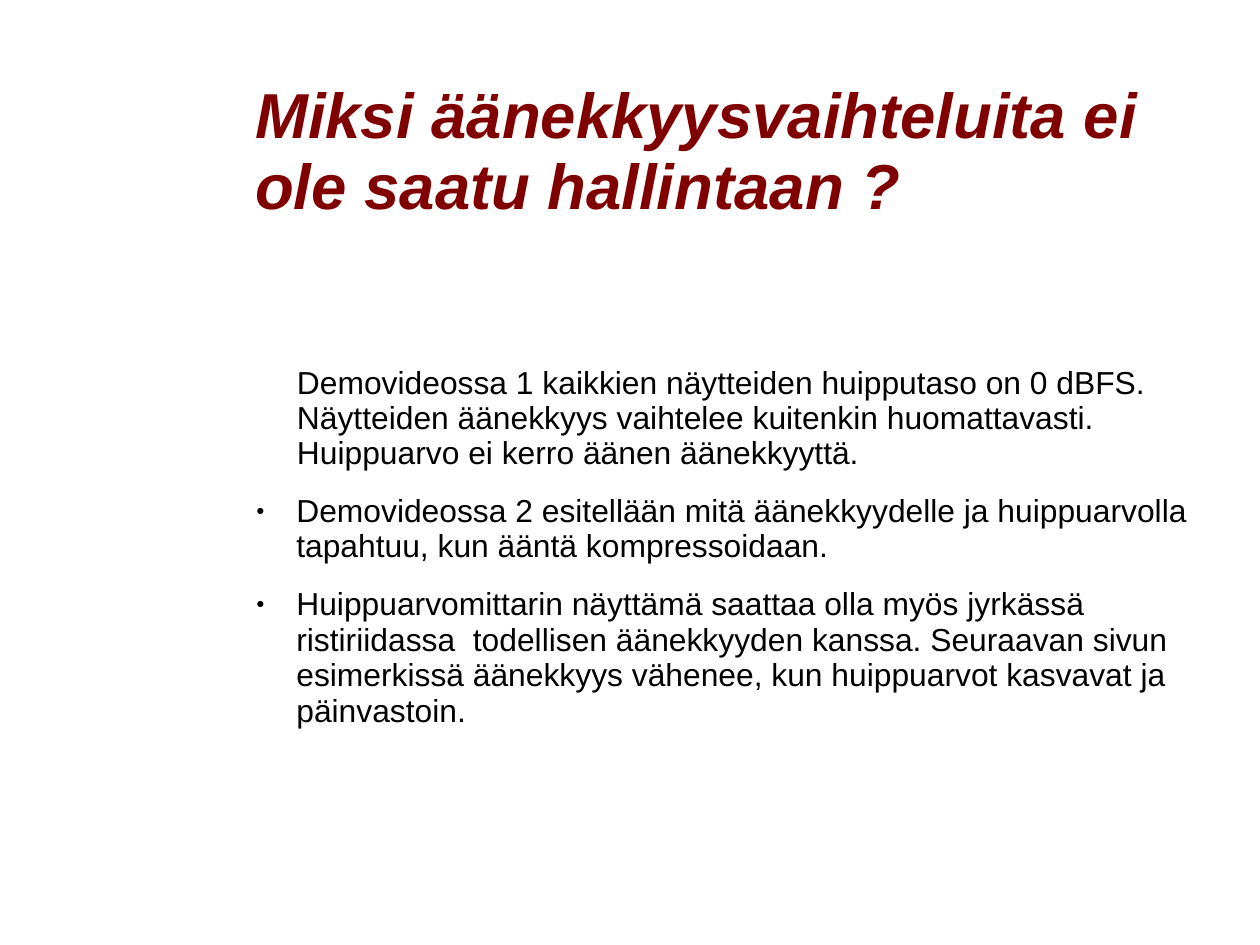
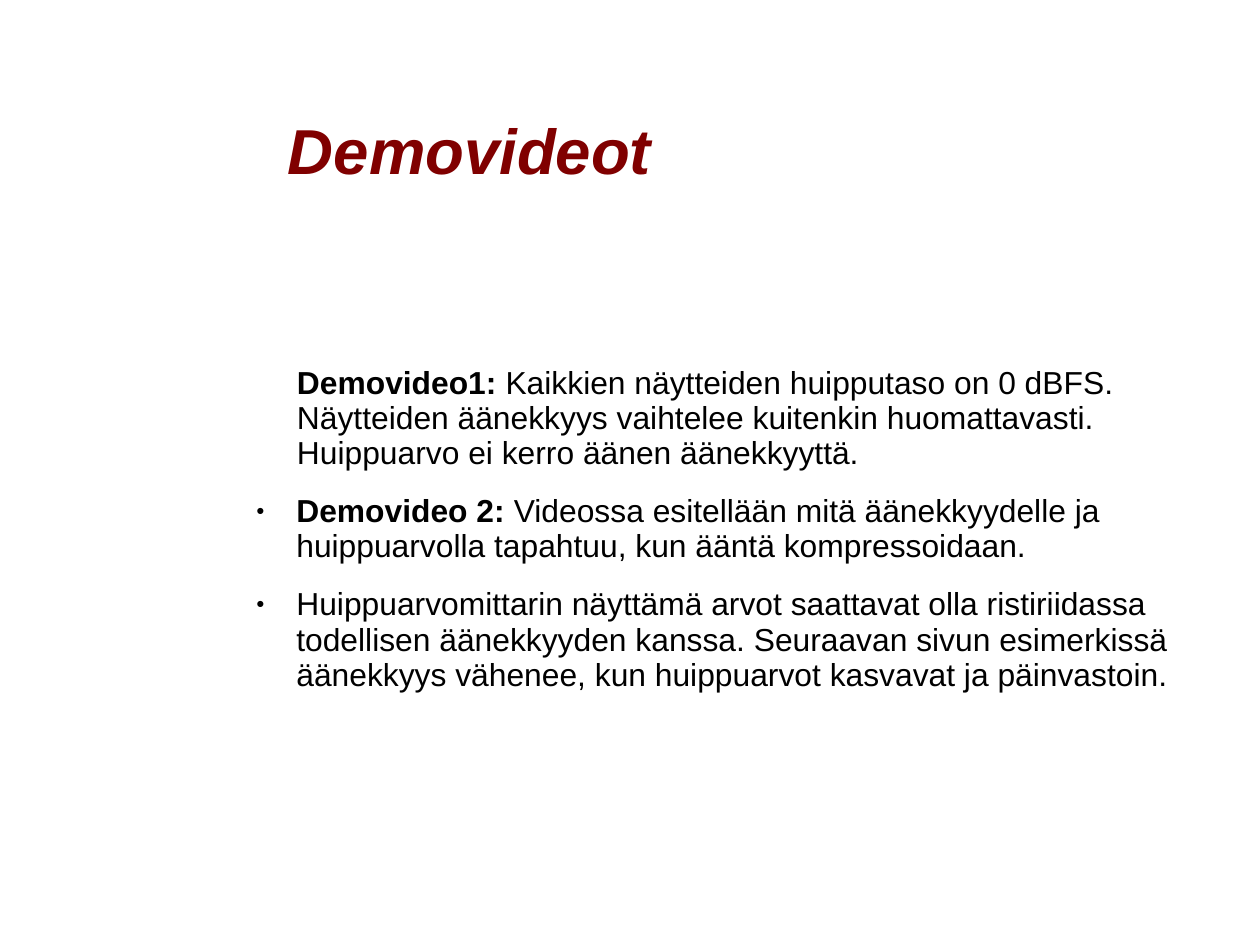
Before and after one commit to mhartzel/Introduction_To_Loudness_Correction, a slide deck: slide 14 of odp/Aanekkyyden Hallinta.odp (slide 5 before the commit). Drawn at 1260x945 pixels with LibreOffice and Linux fonts; fonts in the diff are those of the drawing; background and template pictures are left out. Boxes give left, top, right and bottom in pixels: in the first picture for what was removed or moved away, otherwise in the second. Text is boxed around its words. In the diff, an @@ line names an element or a change of style, - is before the commit and + after.

```diff
--- a/odp/Aanekkyyden Hallinta.odp
+++ b/odp/Aanekkyyden Hallinta.odp
@@ title removed at bbox=[255, 92, 1137, 210] @@
-Miksi äänekkyysvaihteluita ei ole saatu hallintaan ?
@@ title added at bbox=[288, 128, 651, 175], 40 pt, text #800000, bold, italic @@
+Demovideot
@@ text at bbox=[296, 371, 1168, 692]: text changed @@
-● Demovideossa 1 kaikkien näytteiden huipputaso on 0 dBFS. Näytteiden äänekkyys vaihtelee kuitenkin huomattavasti. Huippuarvo ei kerro äänen äänekkyyttä.
-● Demovideossa 2 esitellään mitä äänekkyydelle ja huippuarvolla tapahtuu, kun ääntä kompressoidaan.
-● Huippuarvomittarin näyttämä saattaa olla myös jyrkässä ristiriidassa todellisen äänekkyyden kanssa. Seuraavan sivun esimerkissä äänekkyys vähenee, kun huippuarvot kasvavat ja päinvastoin.
+● Demovideo1: Kaikkien näytteiden huipputaso on 0 dBFS. Näytteiden äänekkyys vaihtelee kuitenkin huomattavasti. Huippuarvo ei kerro äänen äänekkyyttä.
+● Demovideo 2: Videossa esitellään mitä äänekkyydelle ja huippuarvolla tapahtuu, kun ääntä kompressoidaan.
+● Huippuarvomittarin näyttämä arvot saattavat olla ristiriidassa todellisen äänekkyyden kanssa. Seuraavan sivun esimerkissä äänekkyys vähenee, kun huippuarvot kasvavat ja päinvastoin.
```
Also in this commit, not shown: 9 other slides changed, 20 slides added, 6 slides removed, 1 other file.
